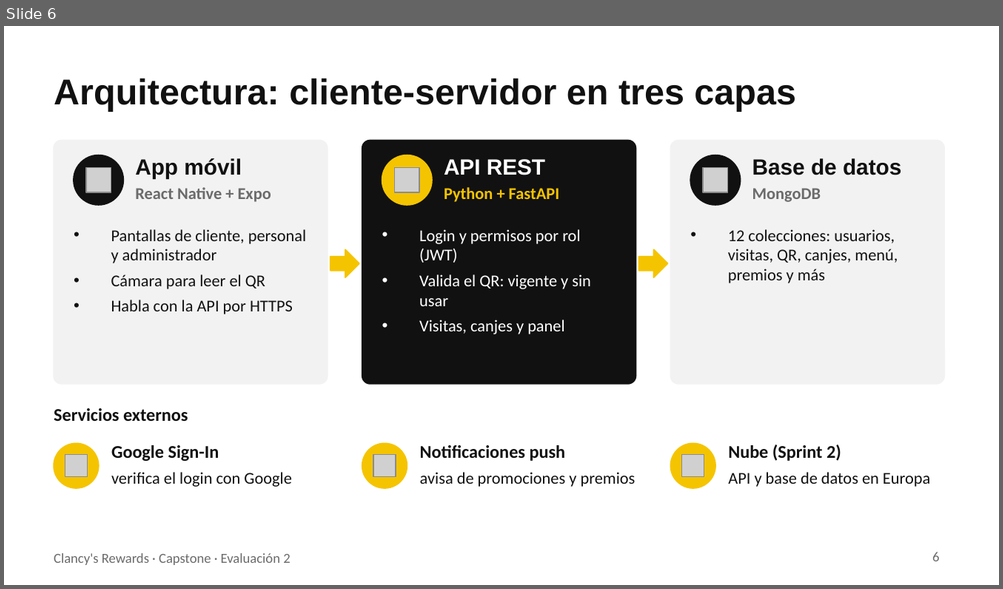
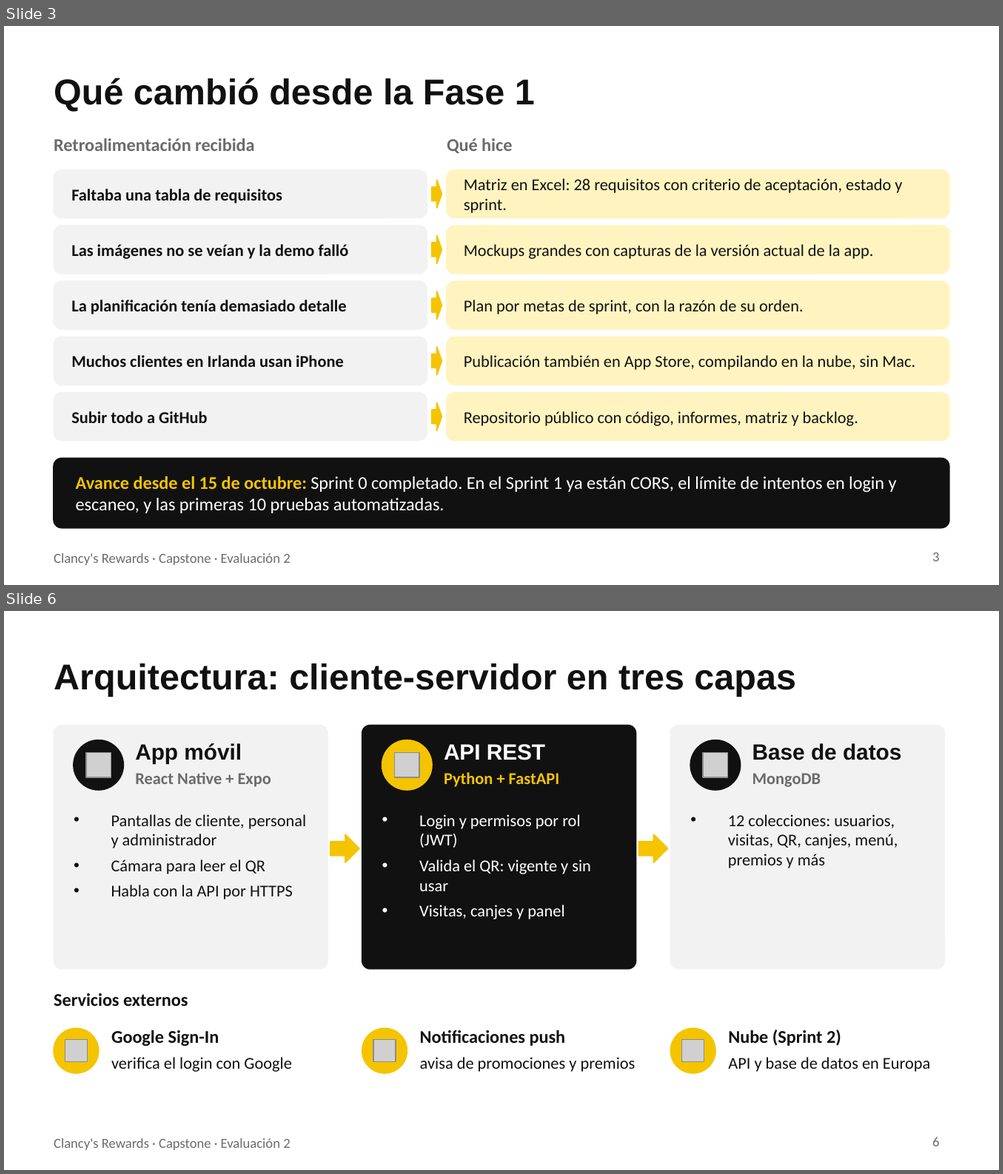
Before and after one commit to 44ndy/clancys-rewards, a slide deck: Fase 2/Evidencias Proyecto/Presentación Proyecto.pptx. Shown one above the other, each under a label of ours: slide 6 before the commit, slides 3 and 6 after it; the slides between them are not shown. The pictures are 1003x589 and 1003x1174 pixels, drawn with LibreOffice and Linux fonts; fonts in the diff are those of the drawing; grey boxes stand for pictures. Boxes give left, top, right and bottom in pixels: in the first picture for what was removed or moved away, otherwise in the second. Text is boxed around its words. In the diff, an @@ line names an element or a change of style, - is before the commit and + after.

Commit message:
Enfocar la presentación en los cambios desde la Fase 1
Contexto y solución quedan en una sola lámina de recordatorio, y se agrega
una lámina con la retroalimentación recibida, lo que se hizo y el avance
del Sprint 1. Las láminas que responden al feedback llevan una etiqueta.

```diff
--- a/Fase 2/Evidencias Proyecto/Presentación Proyecto.pptx
+++ b/Fase 2/Evidencias Proyecto/Presentación Proyecto.pptx
@@ slide 3 added at (x1=4, y1=26, x2=999, y2=585), background #FFFFFF; not listed: 1 template element that a slide beside it also shows @@
@@ title added at (x1=54, y1=78, x2=535, y2=112), 26 pt, text #111111, bold @@
+Qué cambió desde la Fase 1
@@ text added at (x1=54, y1=138, x2=254, y2=151), 13 pt, text #6B6B6B, bold @@
+Retroalimentación recibida
@@ text added at (x1=447, y1=138, x2=512, y2=153), 13 pt, text #6B6B6B, bold @@
+Qué hice
@@ rounded rectangle added at (x1=54, y1=170, x2=427, y2=218), fill #F2F2F2, outline #F2F2F2 1 pt @@
@@ right arrow added at (x1=432, y1=180, x2=441, y2=208), fill #F5C400, outline #F5C400 1 pt @@
@@ rounded rectangle added at (x1=447, y1=170, x2=949, y2=218), fill #FFF4BF, outline #FFF4BF 1 pt @@
@@ text added at (x1=464, y1=178, x2=902, y2=213), 12 pt, text #111111 @@
+Matriz en Excel: 28 requisitos con criterio de aceptación, estado y sprint.
@@ text added at (x1=71, y1=189, x2=282, y2=204), 12 pt, text #111111, bold @@
+Faltaba una tabla de requisitos
@@ rounded rectangle added at (x1=54, y1=226, x2=427, y2=274), fill #F2F2F2, outline #F2F2F2 1 pt @@
@@ text added at (x1=71, y1=244, x2=349, y2=259), 12 pt, text #111111, bold @@
+Las imágenes no se veían y la demo falló
@@ right arrow added at (x1=432, y1=236, x2=441, y2=264), fill #F5C400, outline #F5C400 1 pt @@
@@ rounded rectangle added at (x1=447, y1=226, x2=949, y2=274), fill #FFF4BF, outline #FFF4BF 1 pt @@
@@ text added at (x1=464, y1=244, x2=874, y2=259), 12 pt, text #111111 @@
+Mockups grandes con capturas de la versión actual de la app.
@@ rounded rectangle added at (x1=54, y1=281, x2=427, y2=329), fill #F2F2F2, outline #F2F2F2 1 pt @@
@@ right arrow added at (x1=432, y1=292, x2=441, y2=319), fill #F5C400, outline #F5C400 1 pt @@
@@ rounded rectangle added at (x1=447, y1=281, x2=949, y2=329), fill #FFF4BF, outline #FFF4BF 1 pt @@
@@ text added at (x1=71, y1=300, x2=347, y2=315), 12 pt, text #111111, bold @@
+La planificación tenía demasiado detalle
@@ text added at (x1=464, y1=300, x2=803, y2=315), 12 pt, text #111111 @@
+Plan por metas de sprint, con la razón de su orden.
@@ rounded rectangle added at (x1=54, y1=338, x2=427, y2=385), fill #F2F2F2, outline #F2F2F2 1 pt @@
@@ text added at (x1=71, y1=355, x2=344, y2=367), 12 pt, text #111111, bold @@
+Muchos clientes en Irlanda usan iPhone
@@ right arrow added at (x1=432, y1=347, x2=441, y2=375), fill #F5C400, outline #F5C400 1 pt @@
@@ rounded rectangle added at (x1=447, y1=338, x2=949, y2=385), fill #FFF4BF, outline #FFF4BF 1 pt @@
@@ text added at (x1=464, y1=355, x2=915, y2=370), 12 pt, text #111111 @@
+Publicación también en App Store, compilando en la nube, sin Mac.
@@ rounded rectangle added at (x1=54, y1=393, x2=427, y2=440), fill #F2F2F2, outline #F2F2F2 1 pt @@
@@ right arrow added at (x1=432, y1=403, x2=441, y2=431), fill #F5C400, outline #F5C400 1 pt @@
@@ rounded rectangle added at (x1=447, y1=393, x2=949, y2=440), fill #FFF4BF, outline #FFF4BF 1 pt @@
@@ text added at (x1=71, y1=412, x2=208, y2=423), 12 pt, text #111111, bold @@
+Subir todo a GitHub
@@ text added at (x1=464, y1=412, x2=858, y2=426), 12 pt, text #111111 @@
+Repositorio público con código, informes, matriz y backlog.
@@ rounded rectangle added at (x1=54, y1=459, x2=949, y2=528), fill #111111, outline #111111 1 pt @@
@@ text added at (x1=76, y1=477, x2=896, y2=514), 13 pt, text #FFFFFF @@
+Avance desde el 15 de octubre: Sprint 0 completado. En el Sprint 1 ya están CORS, el límite de intentos en login y escaneo, y las primeras 10 pruebas automatizadas.
@@ page number added at (x1=932, y1=553, x2=939, y2=562), 10 pt, text #6B6B6B @@
+3
```
Also in this commit, not shown: 5 slides changed, 1 slide removed.
